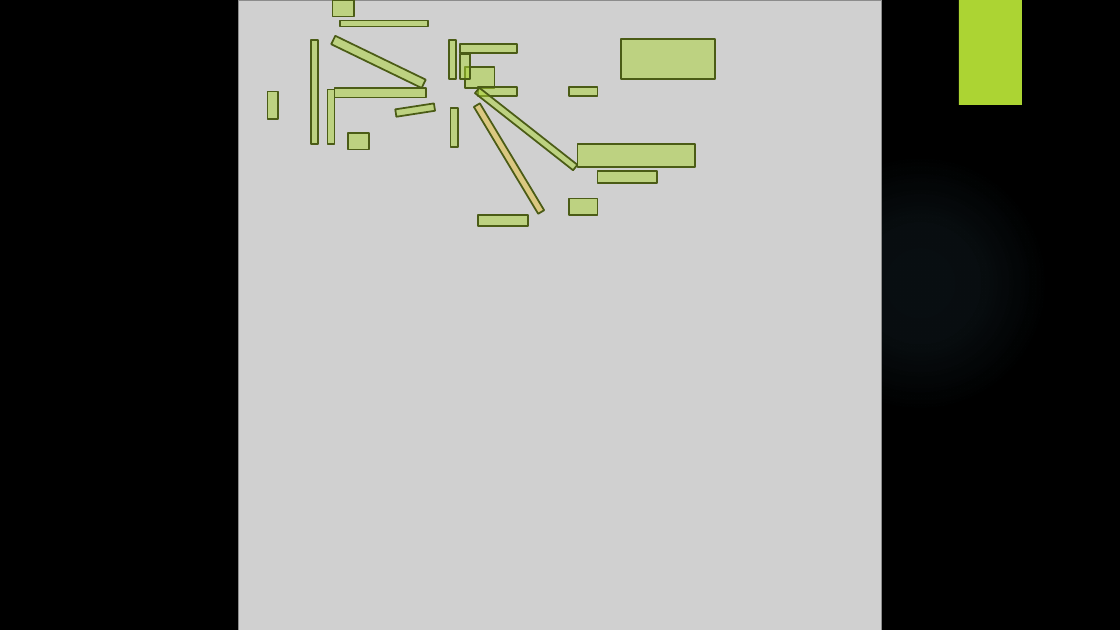
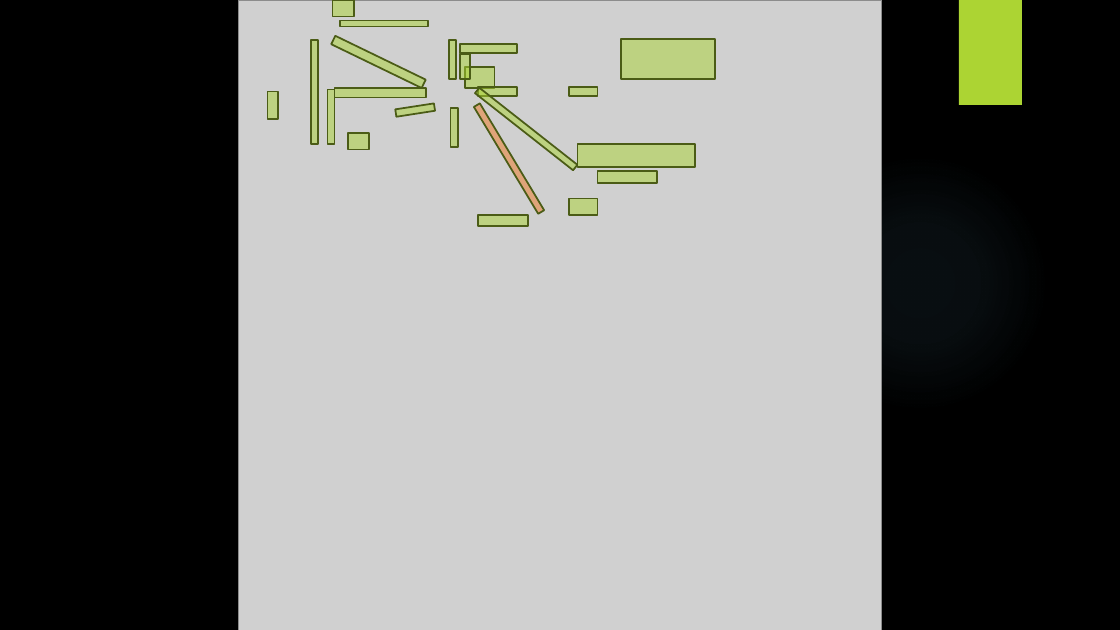
Before and after one commit to yasenstar/EA_MetaModel, a slide deck: slide 30 of Master_EAS_Meta-Model.pptx. Drawn at 1120x630 pixels with LibreOffice and Linux fonts; fonts in the diff are those of the drawing; grey boxes stand for pictures; background and template pictures are left out. Boxes give left, top, right and bottom in pixels: in the first picture for what was removed or moved away, otherwise in the second. Text is boxed around its words. In the diff, an @@ line names an element or a change of style, - is before the commit and + after.

```diff
--- a/Master_EAS_Meta-Model.pptx
+++ b/Master_EAS_Meta-Model.pptx
@@ rectangle at <box>474,104,544,214</box>: fill #E6C133 at 50% opacity to #EF7A24 at 50% opacity @@
```
Also in this commit, not shown: 1 other slide changed, 3 slides added, 11 other files.
